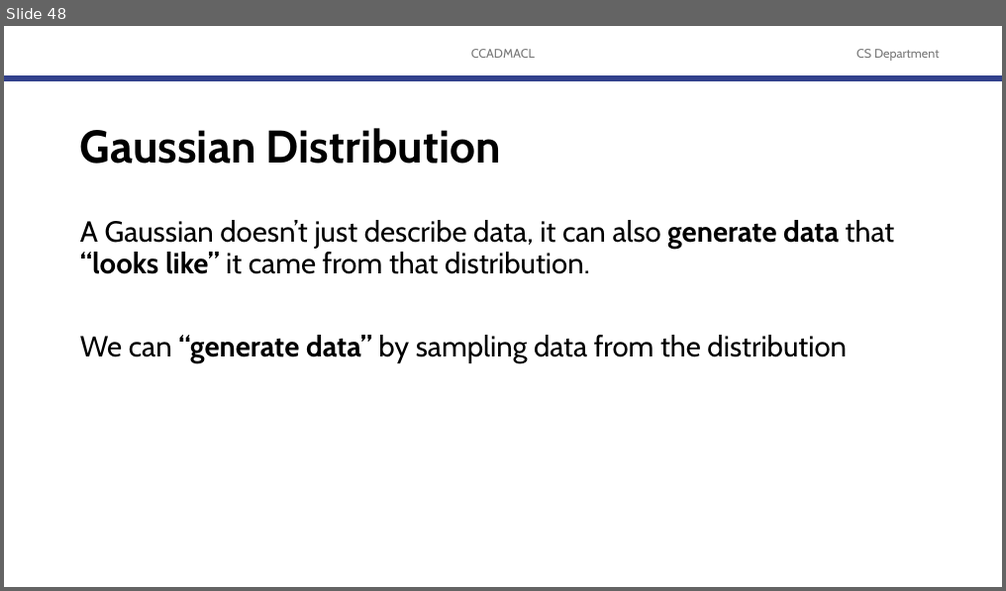
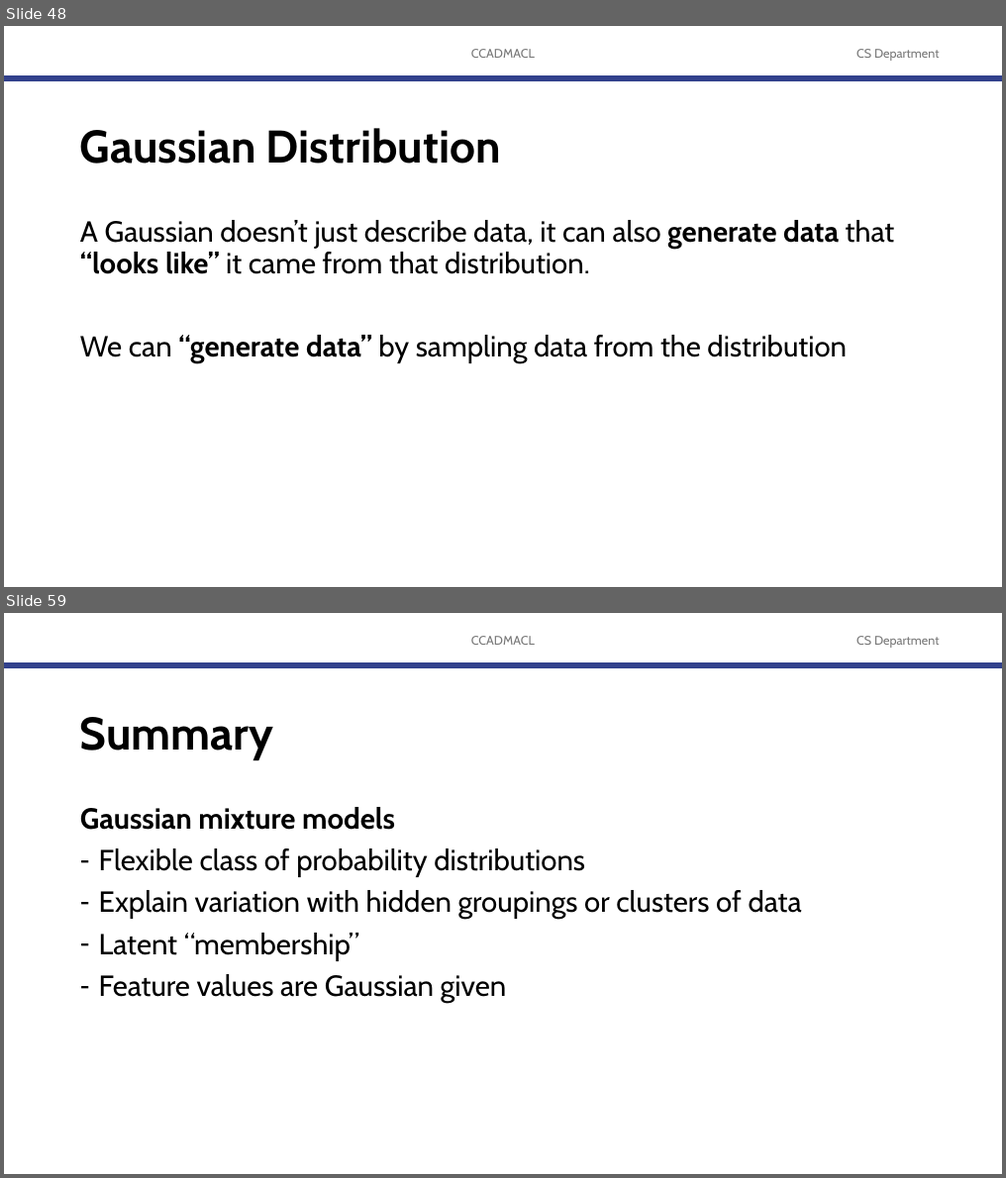
Before and after one commit to robitussin/CCADMACL, a slide deck: 8 - Gaussian Mixture Models/Introduction to Gaussian Mixture Models.pptx. Shown one above the other, each under a label of ours: slide 48 before the commit, slides 48 and 59 after it; the slides between them are not shown. The pictures are 1006x591 and 1006x1178 pixels, drawn with LibreOffice and Linux fonts; fonts in the diff are those of the drawing; background and template pictures are left out. Boxes give left, top, right and bottom in pixels: in the first picture for what was removed or moved away, otherwise in the second. Text is boxed around its words. In the diff, an @@ line names an element or a change of style, - is before the commit and + after.

```diff
--- a/8 - Gaussian Mixture Models/Introduction to Gaussian Mixture Models.pptx
+++ b/8 - Gaussian Mixture Models/Introduction to Gaussian Mixture Models.pptx
@@ slide 59 added at (4, 613, 1002, 1174), background #FFFFFF; not listed: 3 template elements that a slide beside it also shows @@
@@ title added at (80, 717, 274, 760), 44 pt, text #000000, bold @@
+Summary
@@ text added at (80, 807, 802, 1003), 28 pt, text #000000 @@
+Gaussian mixture models
+– Flexible class of probability distributions
+– Explain variation with hidden groupings or clusters of data
+– Latent “membership”
+– Feature values are Gaussian given
```
Also in this commit, not shown: 6 slides changed, 13 other slides added, 2 slides removed.
